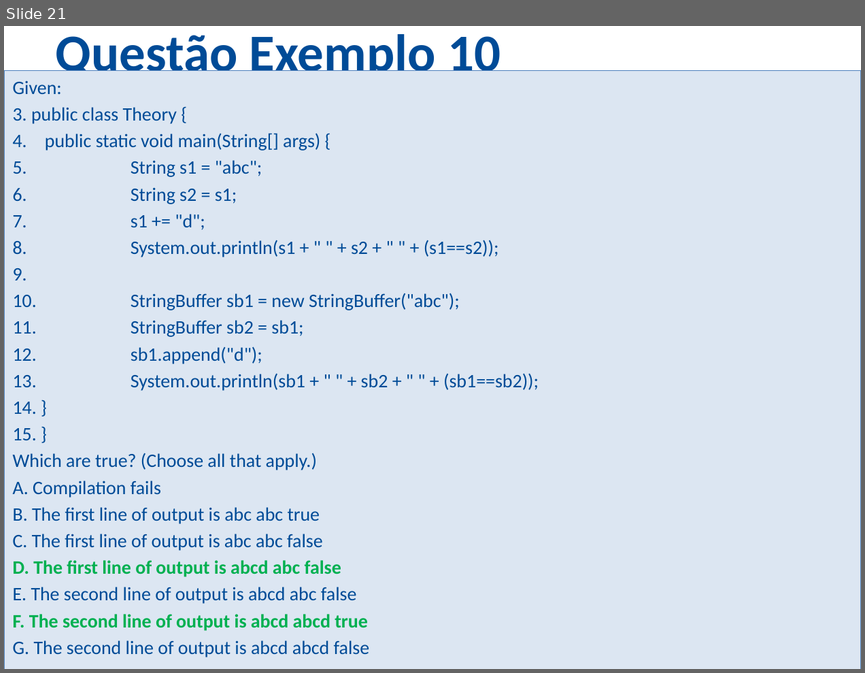
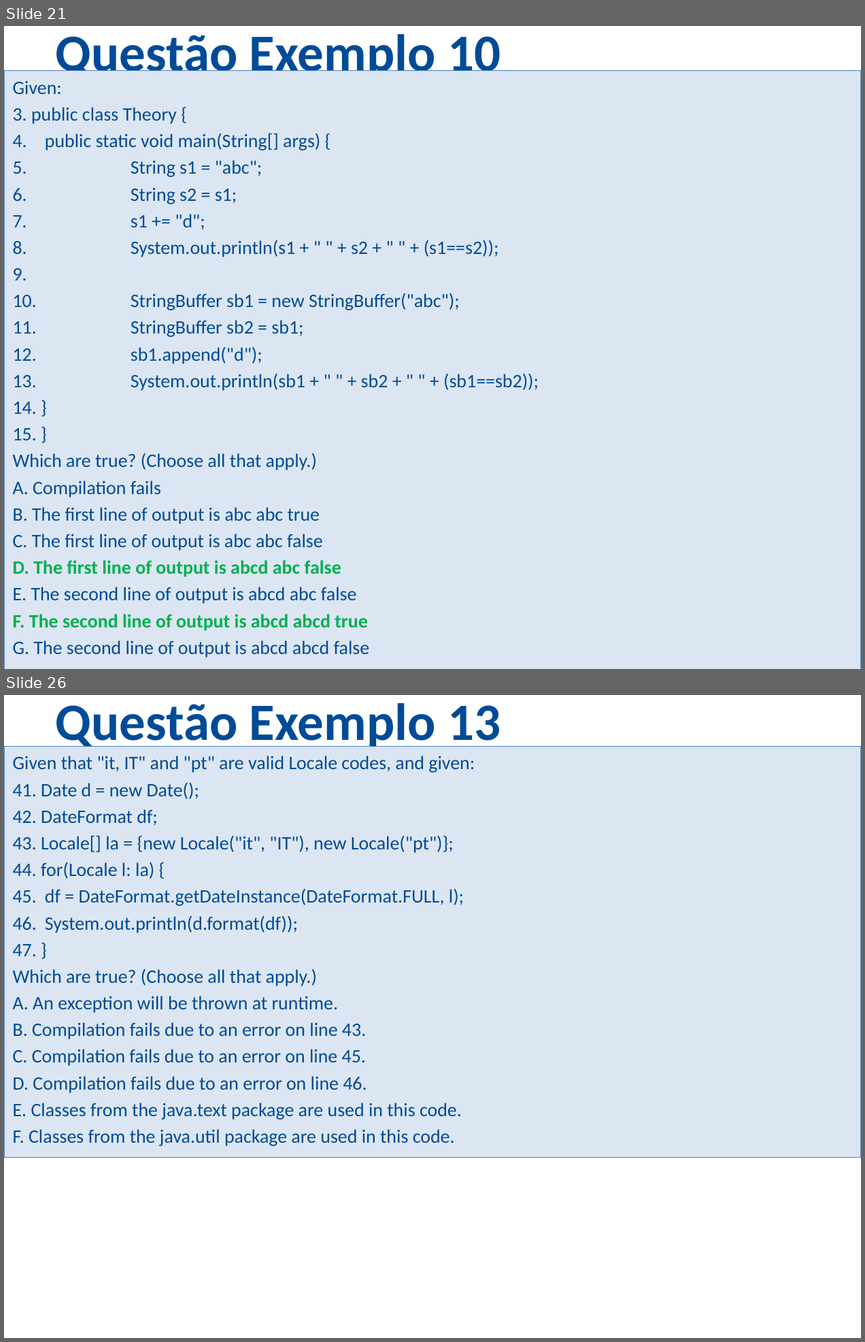
Before and after one commit to ozieljose/java6cert, a slide deck: slides/Questoes2.pptx. Shown one above the other, each under a label of ours: slide 21 before the commit, slides 21 and 26 after it; the slides between them are not shown. The pictures are 865x673 and 865x1342 pixels, drawn with LibreOffice and Linux fonts; fonts in the diff are those of the drawing; background and template pictures are left out. Boxes give left, top, right and bottom in pixels: in the first picture for what was removed or moved away, otherwise in the second. Text is boxed around its words. In the diff, an @@ line names an element or a change of style, - is before the commit and + after.

```diff
--- a/slides/Questoes2.pptx
+++ b/slides/Questoes2.pptx
@@ slide 26 added at (4, 695, 861, 1338), background picture (left out) @@
@@ title added at (56, 703, 500, 747), 44 pt, text #004B97, bold @@
+Questão Exemplo 13
@@ text added at (4, 747, 861, 1166), fill #DCE6F2, outline #4F81BD 0.75 pt, 16 pt, text #004B97 @@
+Given that "it, IT" and "pt" are valid Locale codes, and given:
+41. Date d = new Date();
+42. DateFormat df;
+43. Locale[] la = {new Locale("it", "IT"), new Locale("pt")};
+44. for(Locale l: la) {
+45. df = DateFormat.getDateInstance(DateFormat.FULL, l);
+46. System.out.println(d.format(df));
+47. }
+Which are true? (Choose all that apply.)
+A. An exception will be thrown at runtime.
+B. Compilation fails due to an error on line 43.
+C. Compilation fails due to an error on line 45.
+D. Compilation fails due to an error on line 46.
+E. Classes from the java.text package are used in this code.
+F. Classes from the java.util package are used in this code.
@@ ellipse added at (473, 902, 844, 1279), fill #FFFFFF at 67% opacity @@
```
Also in this commit, not shown: 2 slides changed, 23 other slides added, 2 slides removed, 1 other file.
